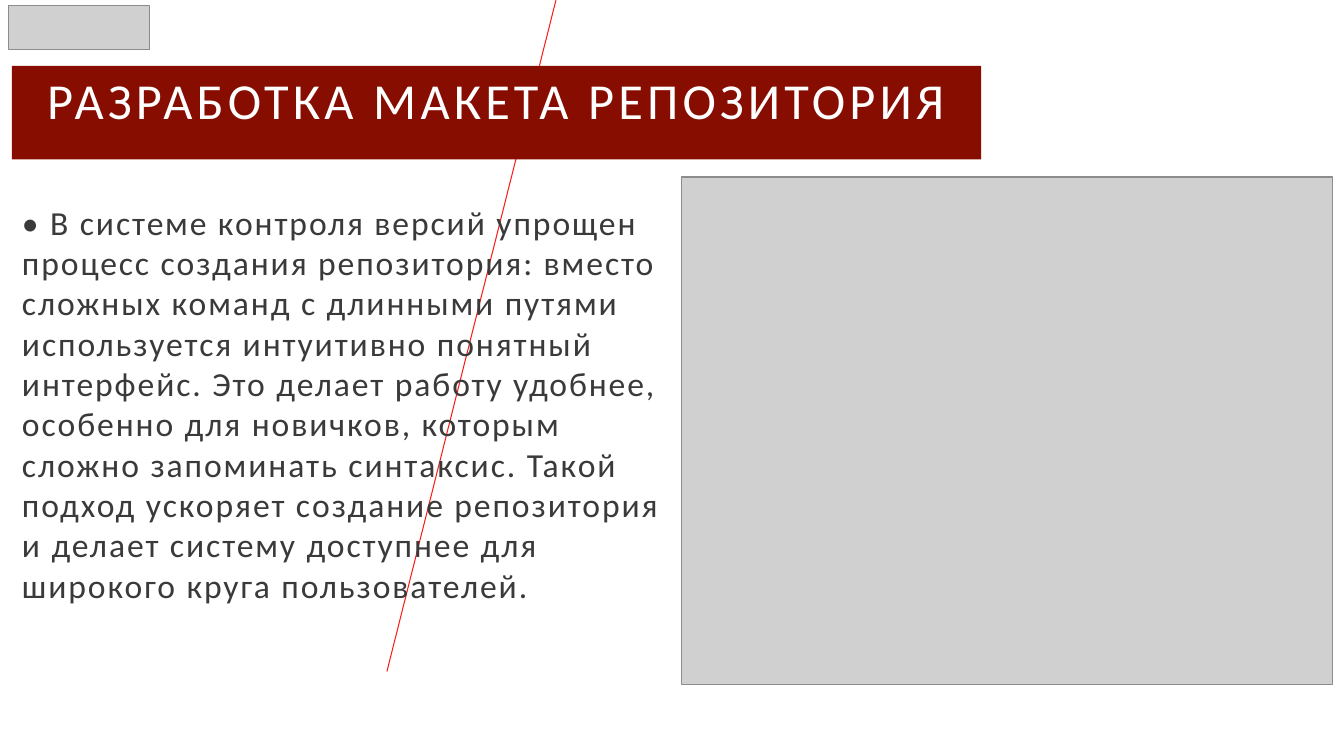
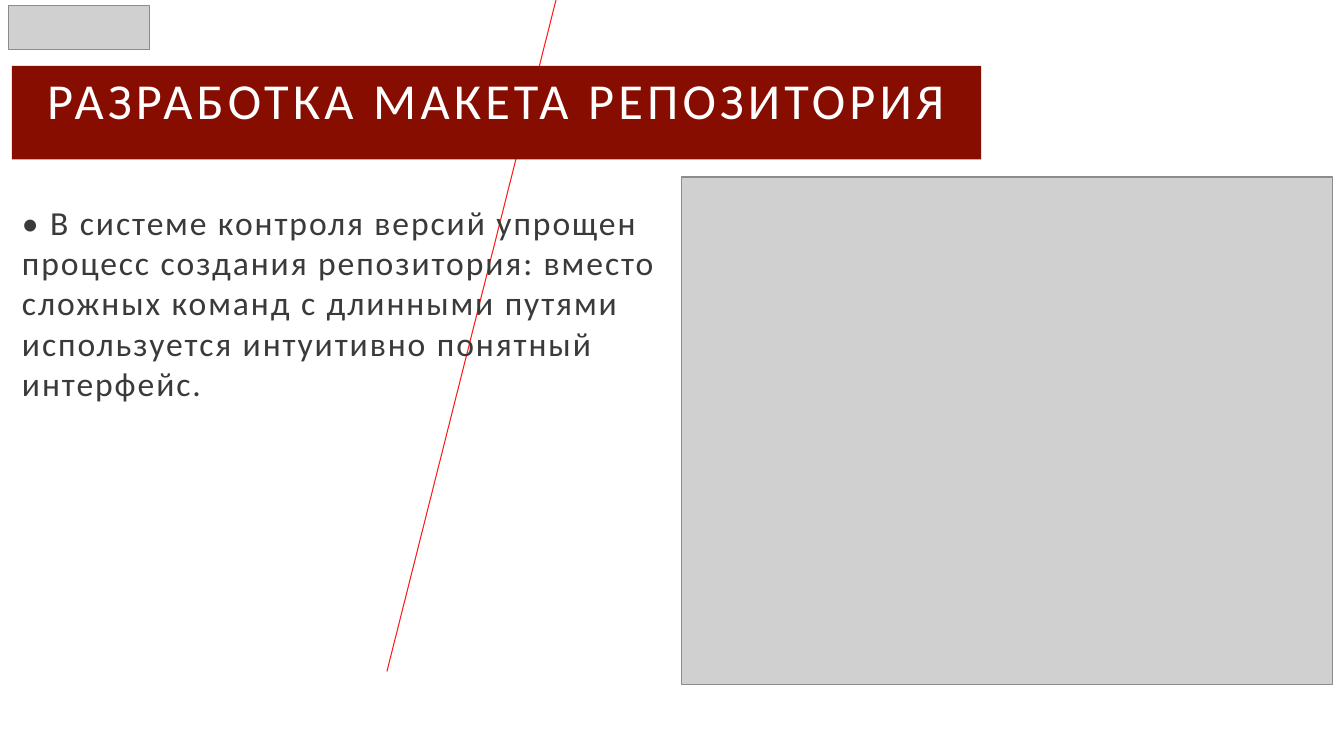
Before and after one commit to Taburet-Killer/CSV, a slide deck: slide 12 of CSV-presetation.pptx. Drawn at 1344x756 pixels with LibreOffice and Linux fonts; fonts in the diff are those of the drawing; grey boxes stand for pictures. Boxes give left, top, right and bottom in pixels: in the first picture for what was removed or moved away, otherwise in the second. Text is boxed around its words. In the diff, an @@ line names an element or a change of style, - is before the commit and + after.

```diff
--- a/CSV-presetation.pptx
+++ b/CSV-presetation.pptx
@@ subtitle at [22,207,654,402]: text changed @@
-• В системе контроля версий упрощен процесс создания репозитория: вместо сложных команд с длинными путями используется интуитивно понятный интерфейс. Это делает работу удобнее, особенно для новичков, которым сложно запоминать синтаксис. Такой подход ускоряет создание репозитория и делает систему доступнее для широкого круга пользователей.
+• В системе контроля версий упрощен процесс создания репозитория: вместо сложных команд с длинными путями используется интуитивно понятный интерфейс.
```
Also in this commit, not shown: 8 other slides changed, 1 other file.
